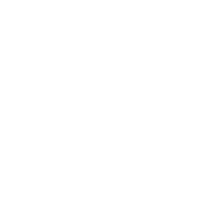
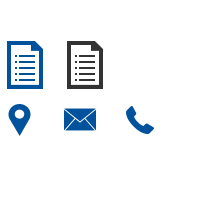
Layered file, before and after one edit (200x200). Changes by layer:
added layer "Layer 10" above "Layer 9" over <box>126,106,154,134</box>
added layer "Layer 9" above "Layer 8" over <box>64,108,96,131</box>
added layer "Layer 8" above "Layer 7" over <box>8,104,31,136</box>
added layer "Layer 6" above "Layer 5" over <box>67,41,103,89</box>
added layer "Layer 5" above "Layer 0" over <box>7,41,43,89</box>
